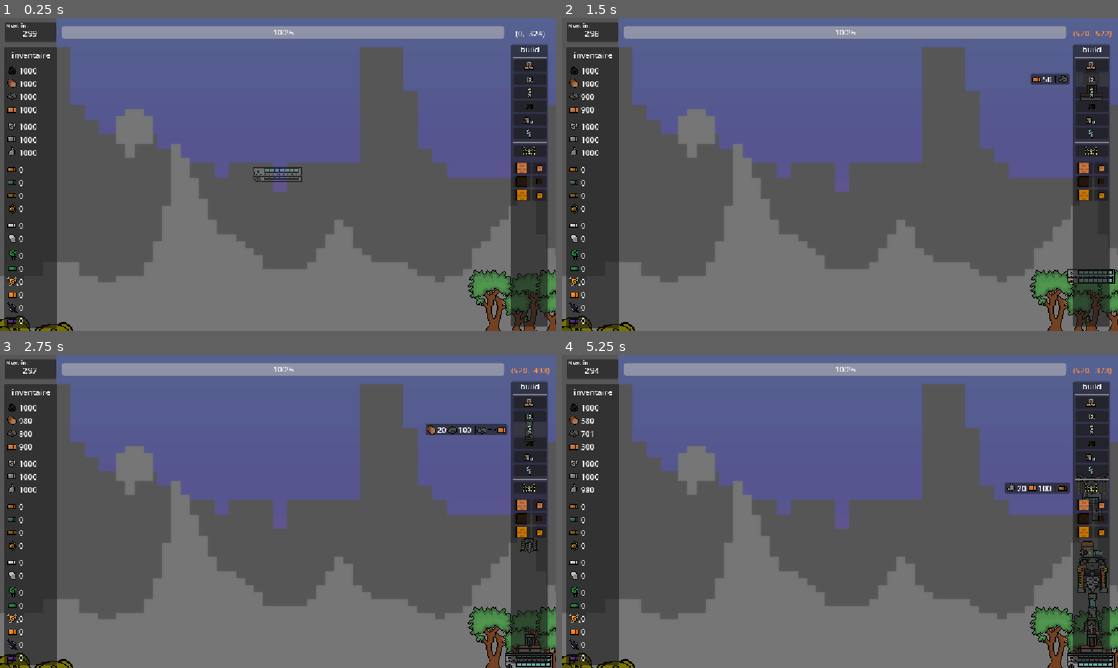
Above: before the commit, frames 1-4 (two rows, left to right).
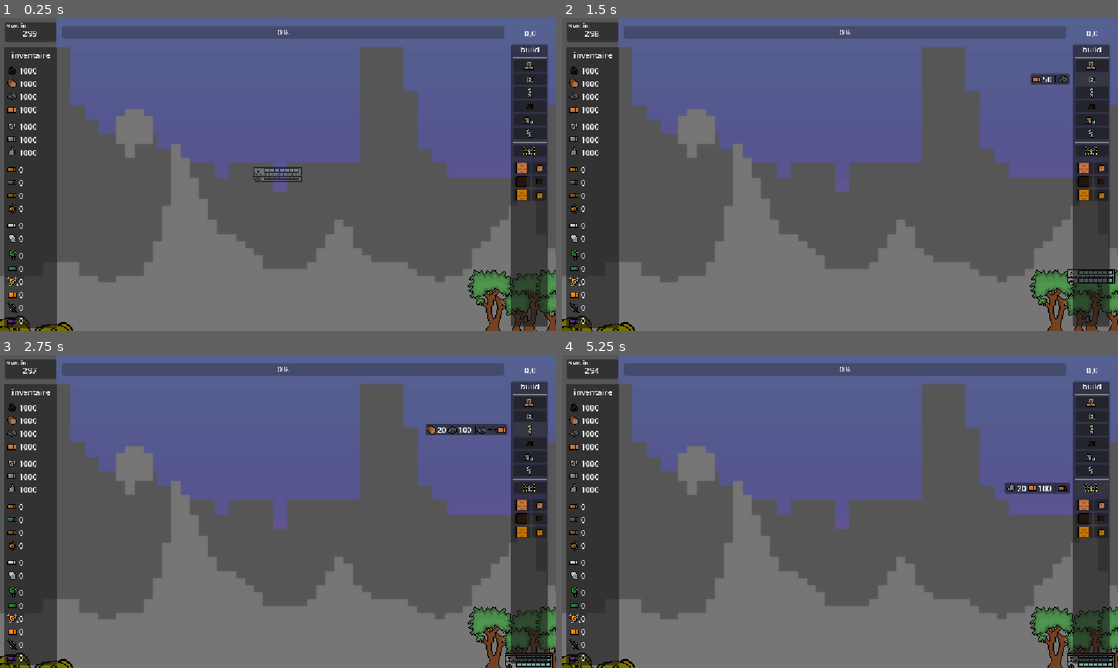
Above: after the commit, the same moments.

Repository: lucasbou-upsider/Indie-jam
Game: Godot game, scene res://scene/world.tscn
The game is run twice, just before and just after one commit, with the same random seed, the same clock (stepped at 60 frames per second) and the same inputs.
Inputs (mouse positions are in pixels of both pictures, inside the frame that each line leads up to):
- Up to frame 1 (0.25 s): no input
- Up to frame 2 (1.5 s): click (1090, 64) at 0.5 s; click (1090, 80) at 1.25 s
- Up to frame 3 (2.75 s): click (528, 430) at 2 s
- Up to frame 4 (5.25 s): click (1090, 442) at 2.75 s; click (1090, 458) at 3.5 s; click (1090, 470) at 4.25 s; click (1090, 486) at 5 s

The runs differ from the first frame. In frame 1, 3.2% of the frame differs, in the area x 11-98%, y 2-7%; in frame 2, 3.3%; in frame 3, 3.5%; in frame 4, 4.2%, in the area x 3-99%, y 2-100%.
Error after the commit: Parse Error: Mixed use of tabs and spaces for indentation. (res://scene/world.gd:72)

Commit message:
Auto stash before merge of "master" and "origin/master"

Diff:
--- a/GLOBAL.gd
+++ b/GLOBAL.gd
@@ -4,6 +4,7 @@
 var base_pv := 100
 var degats = {"base": 1, "gros": 3, "feu": 6, "anti": 1000000000}
 var DEBUG := true
+var mouse_busy := false
 
 #inventaire
 var charbon := 0
--- a/scene/craft/Base.gd
+++ b/scene/craft/Base.gd
@@ -14,6 +14,7 @@
 	sleeping = false
 
 func _ready() -> void:
+	GLOBAL.mouse_busy = true
 	SIGNAL.connect("defreeze", defreeze)
 	collision_shape_2d.disabled = true
 
@@ -21,6 +22,7 @@
 func _process(_delta: float) -> void:
 	#pv connecter pour foreuse
 	GLOBAL.base_pv = pv
+	GLOBAL.mouse_busy = false
 
 	# Input
 	if Input.is_action_just_pressed("click gauche"):
@@ -44,6 +46,7 @@
 	if bodycount == 0:
 		is_blueprint = false
 		collision_shape_2d.disabled = false
+		GLOBAL.mouse_busy = false
 
 func _on_area_2d_area_exited(_area: Area2D) -> void:
 	#regarder si possible de placer
--- a/scene/craft/bloc/bloc.gd
+++ b/scene/craft/bloc/bloc.gd
@@ -1,4 +1,5 @@
 extends RigidBody2D
+class_name bloc
 @warning_ignore_start("integer_division")
 
 @onready var collision_polygon_2d: CollisionPolygon2D = $PhysicsShape
@@ -20,8 +21,10 @@
 
 func defreeze():
 	sleeping = false
+
 func _ready() -> void:
 	pv_max = pv
+	GLOBAL.mouse_busy = true
 	SIGNAL.connect("defreeze", defreeze)
 	#cout du batiments
 	if minerai != "" and minerai2 != "" and minerai3 != "":
@@ -31,17 +34,20 @@
 			GLOBAL.set(minerai3, GLOBAL.get(minerai3) - cost3)
 		else:
 			queue_free()
+			GLOBAL.mouse_busy = false
 	elif minerai != "" and minerai2 != "":
 		if GLOBAL.get(minerai) >= cost and GLOBAL.get(minerai2) >= cost2 :
 			GLOBAL.set(minerai, GLOBAL.get(minerai) - cost)
 			GLOBAL.set(minerai2, GLOBAL.get(minerai2) - cost2)
 		else:
 			queue_free()
+			GLOBAL.mouse_busy = false
 	elif minerai != "":
 		if GLOBAL.get(minerai) >= cost:
 			GLOBAL.set(minerai, GLOBAL.get(minerai) - cost)
 		else:
 			queue_free()
+			GLOBAL.mouse_busy = false
 
 
 func _process(_delta: float) -> void:
@@ -87,6 +93,7 @@
 #une fois le blueplrint fini placer
 func place_self():
 	if bodycount == 0:
+		GLOBAL.mouse_busy = false
 		is_blueprint = false
 
 func _on_area_2d_area_entered(area: Area2D) -> void:
--- a/scene/craft/foreuse/foreuse.gd
+++ b/scene/craft/foreuse/foreuse.gd
@@ -1,4 +1,5 @@
 extends RigidBody2D
+class_name foreuse
 @warning_ignore_start("integer_division")
 
 @onready var collision_polygon_2d: CollisionPolygon2D = $PhysicsShape
@@ -32,8 +33,10 @@
 
 func defreeze():
 	sleeping = false
+
 func _ready() -> void:
 	pv_max = pv
+	GLOBAL.mouse_busy = true
 	electrical_strenght()
 	SIGNAL.connect("defreeze", defreeze)
 	#cout du batiments
@@ -45,6 +48,7 @@
 			GLOBAL.set(minerai4, GLOBAL.get(minerai4) - cost4)
 		else:
 			queue_free()
+			GLOBAL.mouse_busy = false
 	elif minerai != "" and minerai2 != "" and minerai3 != "" :
 		if GLOBAL.get(minerai) >= cost and GLOBAL.get(minerai2) >= cost2 and GLOBAL.get(minerai3) >= cost3 :
 			GLOBAL.set(minerai, GLOBAL.get(minerai) - cost)
@@ -52,17 +56,20 @@
 			GLOBAL.set(minerai3, GLOBAL.get(minerai3) - cost3)
 		else:
 			queue_free()
+			GLOBAL.mouse_busy = false
 	elif minerai != "" and minerai2 != "":
 		if GLOBAL.get(minerai) >= cost and GLOBAL.get(minerai2) >= cost2 :
 			GLOBAL.set(minerai, GLOBAL.get(minerai) - cost)
 			GLOBAL.set(minerai2, GLOBAL.get(minerai2) - cost2)
 		else:
 			queue_free()
+			GLOBAL.mouse_busy = false
 	elif minerai != "":
 		if GLOBAL.get(minerai) >= cost:
 			GLOBAL.set(minerai, GLOBAL.get(minerai) - cost)
 		else:
 			queue_free()
+			GLOBAL.mouse_busy = false
 
 
 func _process(_delta: float) -> void:
@@ -113,6 +120,7 @@
 #une fois le blueplrint fini placer
 func place_self():
 	if bodycount == 0:
+		GLOBAL.mouse_busy = false
 		electrical_strenght()
 		production_timer.start()
 		is_blueprint = false
--- a/scene/craft/transformateur.gd
+++ b/scene/craft/transformateur.gd
@@ -1,4 +1,5 @@
 extends RigidBody2D
+class_name transformateur
 @warning_ignore_start("integer_division")
 
 var is_blueprint := true
@@ -38,8 +39,10 @@
 
 func defreeze():
 	sleeping = false
+
 func _ready() -> void:
 	pv_max = pv
+	GLOBAL.mouse_busy = true
 	global_position = get_global_mouse_position()
 	SIGNAL.connect("defreeze", defreeze)
 	#cout du batiments
@@ -51,6 +54,7 @@
 			GLOBAL.set(minerai4, GLOBAL.get(minerai4) - cost4)
 		else:
 			queue_free()
+			GLOBAL.mouse_busy = false
 	elif minerai != "" and minerai2 != "" and minerai3 != "":
 		if GLOBAL.get(minerai) >= cost and GLOBAL.get(minerai2) >= cost2 and GLOBAL.get(minerai3) >= cost3 :
 			GLOBAL.set(minerai, GLOBAL.get(minerai) - cost)
@@ -58,17 +62,20 @@
 			GLOBAL.set(minerai3, GLOBAL.get(minerai3) - cost3)
 		else:
 			queue_free()
+			GLOBAL.mouse_busy = false
 	elif minerai != "" and minerai2 != "":
 		if GLOBAL.get(minerai) >= cost and GLOBAL.get(minerai2) >= cost2 :
 			GLOBAL.set(minerai, GLOBAL.get(minerai) - cost)
 			GLOBAL.set(minerai2, GLOBAL.get(minerai2) - cost2)
 		else:
 			queue_free()
+			GLOBAL.mouse_busy = false
 	elif minerai != "":
 		if GLOBAL.get(minerai) >= cost:
 			GLOBAL.set(minerai, GLOBAL.get(minerai) - cost)
 		else:
 			queue_free()
+			GLOBAL.mouse_busy = false
 
 
 func _process(_delta: float) -> void:
@@ -114,6 +121,7 @@
 #une fois le blueplrint fini placer
 func place_self():
 	if bodycount == 0:
+		GLOBAL.mouse_busy = false
 		if (position.x > position_x_gauche and position.x < position_x_droite) and (position.y > position_y_haut and position.y < position_y_bas):
 			sprite_2d.play("default")
 		else :
--- a/scene/world.gd
+++ b/scene/world.gd
@@ -31,6 +31,8 @@
 	progress_bar.value = GLOBAL.base_pv
 
 	#deplacement de la camera
+	if Input.is_action_just_pressed("verif_pv"):
+		quake(randi_range(200, 700))
 	if Input.is_action_pressed("courir"):
 		speed = 5
 	else:
@@ -58,29 +60,46 @@
 	newbat.global_position = get_global_mouse_position()
 	add_child(newbat)
 
+
+func quake(intensity):
+	for c in get_children():
+		if c is bloc or c is transformateur or c is foreuse:
+			c.linear_velocity = Vector2(randf_range(-1, 1), randf_range(-1, 1))*intensity
+
+
 func _on_button_foreuse_pressed() -> void:
-	spawn(FOREUSE)
+	if not GLOBAL.mouse_busy:
+	    spawn(FOREUSE)
 func _on_button_macon_pressed() -> void:
-	spawn(MACON)
+	if not GLOBAL.mouse_busy:
+	    spawn(MACON)
 func _on_button_four_pressed() -> void:
-	spawn(FOURNEAU)
+	if not GLOBAL.mouse_busy:
+	    spawn(FOURNEAU)
 func _on_button_bloc_cuivre_pressed() -> void:
-	spawn(BLOC_CUIVRE)
+	if not GLOBAL.mouse_busy:
+	    spawn(BLOC_CUIVRE)
 func _on_button_piti_bloc_cuivre_2_pressed() -> void:
-	spawn(PETIT_BLOC_BRIQUE)
+	if not GLOBAL.mouse_busy:
+	    spawn(PETIT_BLOC_BRIQUE)
 func _on_button_scierie_pressed() -> void:
-	spawn(SCIERIE)
+	if not GLOBAL.mouse_busy:
+	    spawn(SCIERIE)
 func _on_button_foreuse_fer_pressed() -> void:
-	spawn(FOREUSE_FER)
+	if not GLOBAL.mouse_busy:
+	    spawn(FOREUSE_FER)
 func _on_button_bloc_renforce_pressed() -> void:
-	spawn(BLOC_RENFORCE)
+	if not GLOBAL.mouse_busy:
+	    spawn(BLOC_RENFORCE)
 func _on_button_piti_bloc_renforce_pressed() -> void:
-	spawn(PTIT_BLOC_RENFORCE)
+	if not GLOBAL.mouse_busy:
+	    spawn(PTIT_BLOC_RENFORCE)
 func _on_button_foreuse_cuivre_pressed() -> void:
-	spawn(FOREUSE_CUIVRE)
+	if not GLOBAL.mouse_busy:
+	    spawn(FOREUSE_CUIVRE)
 func _on_button_presse_pressed() -> void:
-	spawn(PRESSE_FER)
+	if not GLOBAL.mouse_busy:
+	    spawn(PRESSE_FER)
 func _on_button_bloc_bronze_pressed() -> void:
-	spawn(BLOC_BRONZE)
-func _on_button_piti_bloc_bronze_pressed() -> void:
-	spawn(PETIT_BLOC_BRONZE)
+	if not GLOBAL.mouse_busy:
+	    spawn(PETIT_BLOC_BRONZE)
